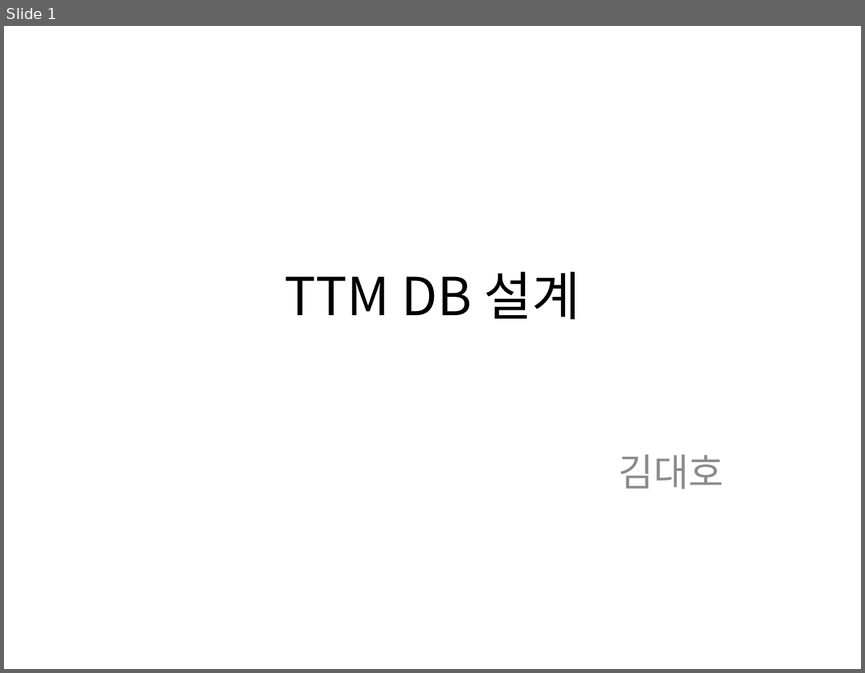
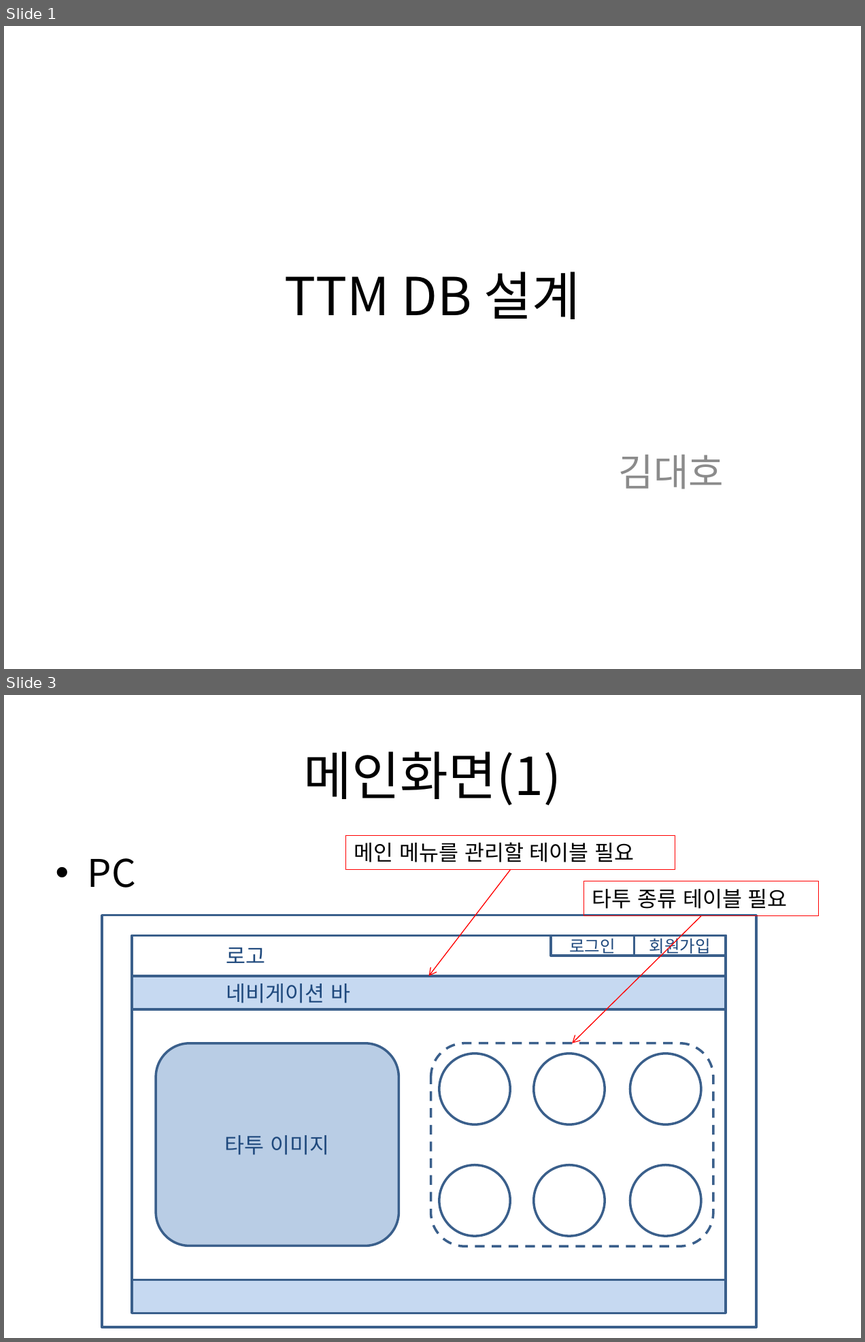
Before and after one commit to kurodari/ttm, a slide deck: docs/ttm DB설계.pptx. Shown one above the other, each under a label of ours: slide 1 before the commit, slides 1 and 3 after it; the slides between them are not shown. The pictures are 865x673 and 865x1342 pixels, drawn with LibreOffice and Linux fonts; fonts in the diff are those of the drawing. Boxes give left, top, right and bottom in pixels: in the first picture for what was removed or moved away, otherwise in the second. Text is boxed around its words. In the diff, an @@ line names an element or a change of style, - is before the commit and + after.

Commit message:
메인화면 DB 테이블 설계

```diff
--- a/docs/ttm DB설계.pptx
+++ b/docs/ttm DB설계.pptx
@@ slide 3 added at box(4, 695, 861, 1338), background #FFFFFF @@
@@ title added at box(304, 751, 561, 805), 44 pt, text #000000 @@
+메인화면(1)
@@ rectangle added at box(346, 836, 675, 870), outline #FF0000 0.75 pt, 18 pt, text #000000 @@
+메인 메뉴를 관리할 테이블 필요
@@ text added at box(88, 858, 136, 887), 32 pt, text #000000 @@
+• PC
@@ arrow added from (511, 870) to (429, 976), #FF0000 0.75 pt @@
@@ rectangle added at box(583, 881, 818, 915), outline #FF0000 0.75 pt, 18 pt, text #000000 @@
+타투 종류 테이블 필요
@@ rectangle added at box(102, 915, 756, 1327), outline #3A5F8C 2 pt @@
@@ arrow added from (700, 916) to (572, 1043), #FF0000 0.75 pt @@
@@ rectangle added at box(132, 936, 725, 976), outline #3A5F8C 2 pt, 18 pt, text #1F497D @@
+로고
@@ rectangle added at box(551, 936, 634, 956), outline #3A5F8C 2 pt, 14 pt, text #1F497D @@
+로그인
@@ rectangle added at box(634, 936, 725, 956), outline #3A5F8C 2 pt, 14 pt, text #1F497D @@
+회원가입
@@ rectangle added at box(132, 976, 725, 1009), fill #C6D9F1, outline #3A5F8C 2 pt, 18 pt, text #1F497D @@
+네비게이션 바
@@ rectangle added at box(132, 1009, 725, 1280), outline #3A5F8C 2 pt @@
@@ rounded rectangle added at box(156, 1043, 398, 1245), fill #B9CDE5, outline #3A5F8C 2 pt, 18 pt, text #1F497D @@
+타투 이미지
@@ rounded rectangle added at box(430, 1043, 713, 1246), outline #3A5F8C 2 pt dashed @@
@@ ellipse added at box(439, 1053, 511, 1124), outline #3A5F8C 2 pt @@
@@ ellipse added at box(534, 1053, 604, 1124), outline #3A5F8C 2 pt @@
@@ ellipse added at box(630, 1053, 702, 1124), outline #3A5F8C 2 pt @@
@@ ellipse added at box(439, 1164, 511, 1236), outline #3A5F8C 2 pt @@
@@ ellipse added at box(534, 1164, 604, 1236), outline #3A5F8C 2 pt @@
@@ ellipse added at box(630, 1164, 702, 1236), outline #3A5F8C 2 pt @@
@@ rectangle added at box(132, 1279, 725, 1312), fill #C6D9F1, outline #3A5F8C 2 pt @@
```
Also in this commit, not shown: 5 other slides added, 1 slide removed.
